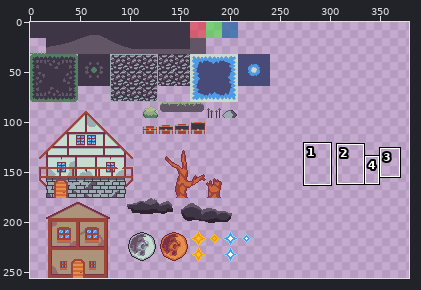
Sprite sheet -- Assets/Maps/tileset.png. Above, an overview of the earlier version with the close-up marked.
Close-up. Before the edit:
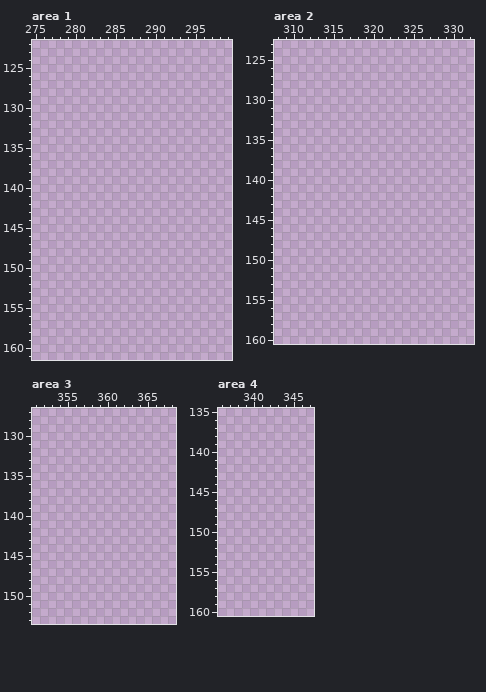
The file is 448x256 pixels. Pixels under 10% opacity are left out. Shown: area 1: x 275..299, y 122..161; area 2: x 308..332, y 123..160; area 3: x 351..368, y 127..153; area 4: x 336..347, y 135..160. The wide view leaves out empty margins. The commit also changed other parts of the picture, which this record leaves out.
New version:
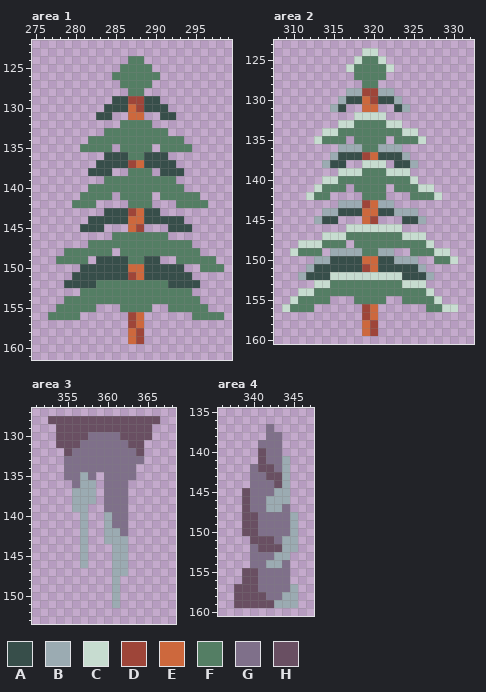
Palette (. is transparent): A #374e4a  B #9babb2  C #c7dcd0  D #9e4539  E #cd683d  F #547e64  G #7f708a  H #694f62
Change:
Changed rows in their new state; - is an unchanged pixel.
Area 1:
first column x 277:
124 ----------FF----------
125 ---------FFFF---------
126 --------FFFFFF--------
127 ---------FFFF---------
128 ----------FF----------
129 --------AADDAA--------
130 -------AAAEDAAA-------
131 ------AA--EE--AA------
132 ---------FFFF---------
133 -------FFFFFFFF-------
134 -----FFFFFFFFFFFF-----
135 ----FFFF-FFFF-FFFF----
136 -------AAAFFAAA-------
137 ------AAAADEAAAA------
138 -----AAA--FFF-AAA-----
139 -------FFFFFFFFF------
140 -----FFFFFFFFFFFF-----
141 ----FFFF-FFFF-FFFFF---
142 ---FFF----FFF---FFFF--
143 -------AAADEAA--------
144 -----AAAAAEEAAAAA-----
145 ----AAA---ED---AAA----
146 --------FFFFFFF-------
147 -----FFFFFFFFFFFFF----
148 --FFFFFF-FFFFFFFFFF---
149 -FFFF-AAAAFFAA--FFFFF-
150 ----AAAAAAEEAAAAA--FFF
151 ---AAAAAAADEAAAAAA----
152 --AAAAFFFFFFFFFAAAA---
153 ----FFFFFFFFFFFFFF----
154 --FFFFFFFFFFFFFFFFF---
155 -FFFFF---FFFF--FFFFF--
156 FFFF------DE------FFFF
157 ----------DE----------
158 ----------ED----------
159 ----------ED----------
Area 2:
first column x 309:
124 ----------CC----------
125 ---------CFFC---------
126 --------CFFFFC--------
127 ---------FFFF---------
128 ----------FF----------
129 --------BBDDBB--------
130 -------BAAEDAAB-------
131 ------BA--EE--AB------
132 ---------CCCC---------
133 -------CCFFFFCC-------
134 -----CCFFFFFFFFCC-----
135 ----CFFF-FFFF-FFFC----
136 -------BBBFFBBB-------
137 ------BAAADEAAAB------
138 -----BAA--CCC-AAB-----
139 -------CCCFFFCCC------
140 -----CCFFFFFFFFFC-----
141 ----CFFF-FFFF-FFFCC---
142 ---CFF----FFF---FFFC--
143 -------BBBDEBB--------
144 -----BBAAAEEAABBB-----
145 ----BAA---ED---AAB----
146 --------CCCCCCC-------
147 -----CCCFFFFFFFCCC----
148 --CCCFFF-FFFFFFFFFC---
149 -CFFF-BBBBFFBB--FFFCC-
150 ----BBAAAAEEAABBB--FFC
151 ---BAAAAAADEAAAAAB----
152 --BAAACCCCCCCCCAAAB---
153 ----CCFFFFFFFFFCCC----
154 --CCFFFFFFFFFFFFFFC---
155 -CFFFF---FFFF--FFFFC--
156 CFFF------DE------FFCC
157 ----------DE----------
158 ----------ED----------
159 ----------ED----------
Area 3:
first column x 353:
128 HHHHHHHHHHHHHH
129 -HHHHHHHHHHHH-
130 -HHHHGGGGHHHH-
131 -HHHGGGGGGHH--
132 --HGGGGGGGGH--
133 --GGGGGGGGGG--
134 --GGGGGGGGG---
135 --GGBG-GGGG---
136 ---GBB-GGG----
137 ---BBB-GGG----
138 ---BBB-GGG----
139 ---BB--GGG----
140 ----B--BGG----
141 ----B--BGG----
142 ----B--BBG----
143 ----B--BBB----
144 ----B---BB----
145 ----B---BB----
146 ----B---BB----
147 --------BB----
148 --------B-----
149 --------B-----
150 --------B-----
151 --------B-----
Area 4:
first column x 338:
137 ----G---
138 ----GG--
139 ---GGG--
140 ---HGG--
141 ---HGGB-
142 --GHHGB-
143 --GGHHB-
144 --GGGHB-
145 -HGGGBB-
146 -HGGBBB-
147 -HGGBBG-
148 -HHGGGGB
149 -HHGGGGB
150 -HHGGGGB
151 --HHHGBB
152 --GHHHBB
153 --GGGBB-
154 --GGBBG-
155 -HHGGGG-
156 -HHGGGG-
157 HHHGGGGB
158 HHHHGGBB
159 HHHHHBBB
Where, in picture pixels (left, top, right, bottom), the same in both close-ups:
added: (48, 56, 224, 344)
added: (282, 48, 458, 336)
added: (48, 416, 160, 608)
added: (234, 424, 298, 608)
